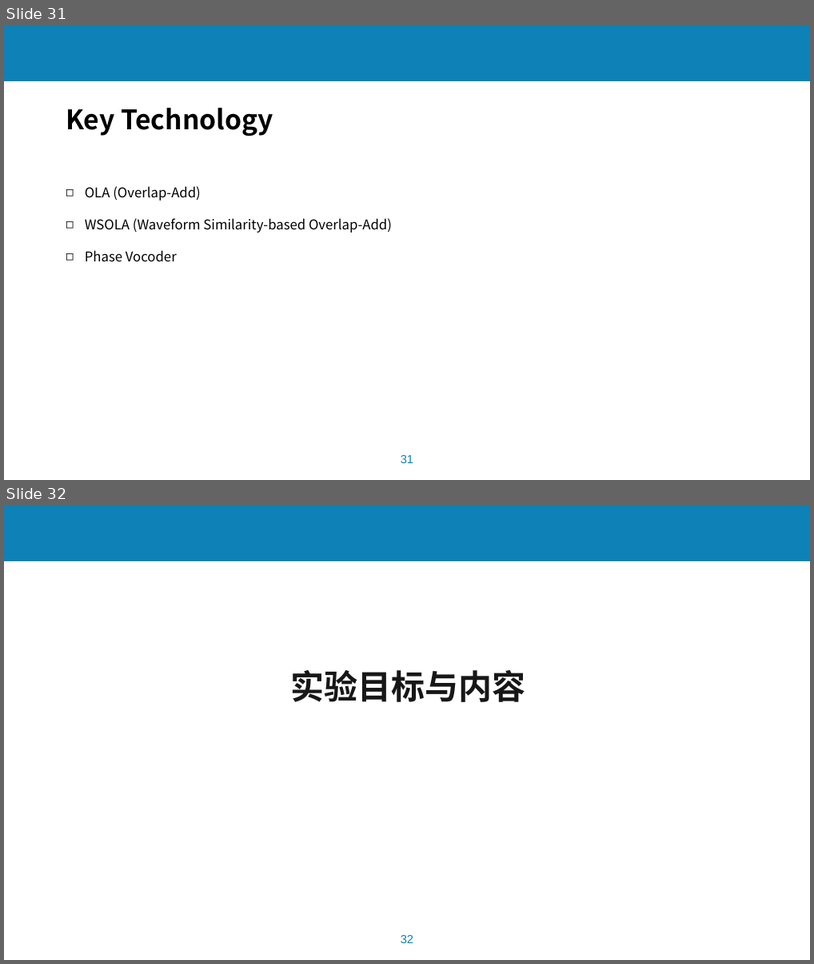
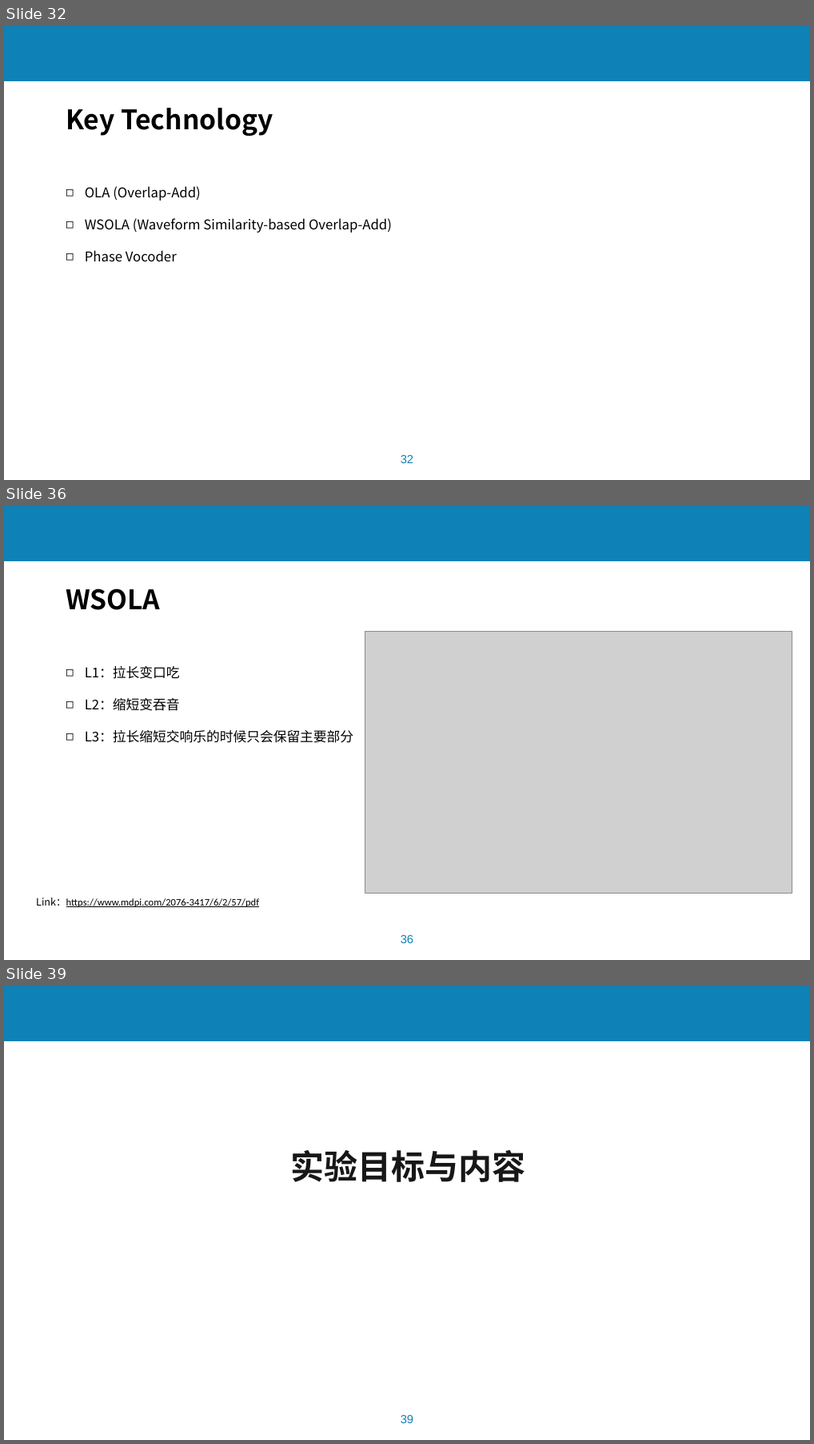
Before and after one commit to lchmoxing/audio_tsm_test, a slide deck: documents/基于音频预处理过程的语音识别系统攻击2.2.pptx. Shown one above the other, each under a label of ours: slides 31 and 32 before the commit, slides 32, 36 and 39 after it; the slides between them are not shown. The pictures are 814x964 and 814x1444 pixels, drawn with LibreOffice and Linux fonts; fonts in the diff are those of the drawing; grey boxes stand for pictures; background and template pictures are left out. Boxes give left, top, right and bottom in pixels: in the first picture for what was removed or moved away, otherwise in the second. Text is boxed around its words. In the diff, an @@ line names an element or a change of style, - is before the commit and + after.

```diff
--- a/documents/基于音频预处理过程的语音识别系统攻击2.2.pptx
+++ b/documents/基于音频预处理过程的语音识别系统攻击2.2.pptx
@@ slide 36 added at (4, 506, 810, 960), background #FFFFFF; not listed: 2 template elements that a slide beside it also shows @@
@@ text added at (66, 588, 160, 610), 32 pt, text #000000, bold @@
+WSOLA
@@ picture added at (365, 632, 792, 892) @@
@@ text added at (85, 666, 354, 743), 16 pt, text #000000 @@
+◻ L1：拉长变口吃
+◻ L2：缩短变吞音
+◻ L3：拉长缩短交响乐的时候只会保留主要部分
@@ text added at (36, 897, 259, 907), 12 pt, text #000000, underline @@
+Link：https://www.mdpi.com/2076-3417/6/2/57/pdf
@@ what was slide 31 is now slide 32 @@
@@ page number at (401, 454, 414, 463): text changed @@
-31
+32
@@ what was slide 32 is now slide 39 @@
@@ page number at (401, 1414, 414, 1423): text changed @@
-32
+39
```
Also in this commit, not shown: 1 slide changed, 6 other slides added, 1 other file.
